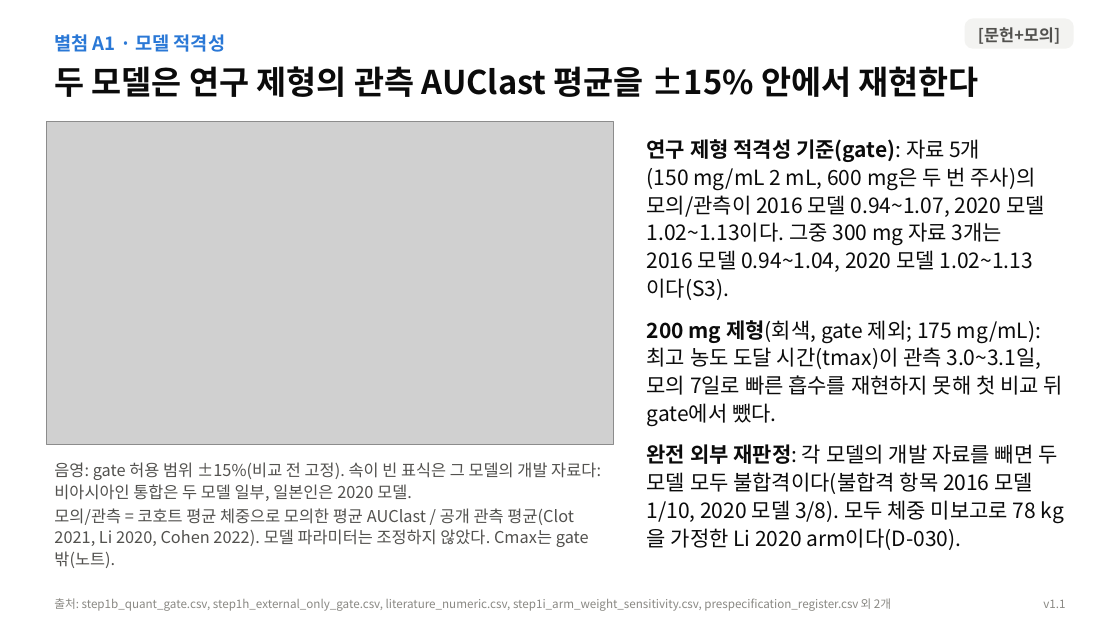
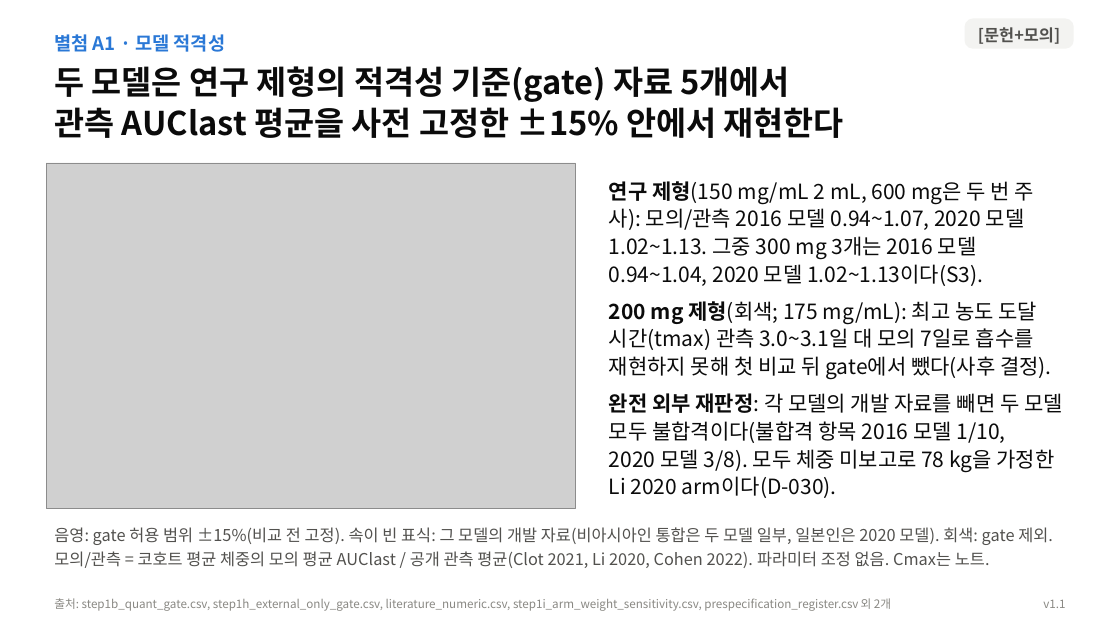
Before and after one commit to DHKQSP/dupilumab-sim, a slide deck: slide 11 of reports/deck/dupilumab_AUCinf_core_deck_v1.1.pptx. Drawn at 1120x630 pixels with LibreOffice and Linux fonts; fonts in the diff are those of the drawing; grey boxes stand for pictures. Boxes give left, top, right and bottom in pixels: in the first picture for what was removed or moved away, otherwise in the second. Text is boxed around its words. In the diff, an @@ line names an element or a change of style, - is before the commit and + after.

```diff
--- a/reports/deck/dupilumab_AUCinf_core_deck_v1.1.pptx
+++ b/reports/deck/dupilumab_AUCinf_core_deck_v1.1.pptx
@@ text at (54, 66, 844, 138): text changed @@
-두 모델은 연구 제형의 관측 AUClast 평균을 ±15% 안에서 재현한다
+두 모델은 연구 제형의 적격성 기준(gate) 자료 5개에서
+관측 AUClast 평균을 사전 고정한 ±15% 안에서 재현한다
@@ picture: place and size @@
-picture at (46, 122, 613, 444)
+picture at (46, 163, 576, 509)
@@ text "연구 제형(150 mg/mL 2 mL, ...": place and size @@
-text "연구 제형(150 mg/mL 2 mL, ..." at (647, 139, 1063, 550)
+text "연구 제형(150 mg/mL 2 mL, ..." at (609, 181, 1063, 498)
@@ text at (609, 181, 1052, 379): text changed @@
-연구 제형 적격성 기준(gate): 자료 5개(150 mg/mL 2 mL, 600 mg은 두 번 주사)의 모의/관측이 2016 모델 0.94~1.07, 2020 모델 1.02~1.13이다. 그중 300 mg 자료 3개는 2016 모델 0.94~1.04, 2020 모델 1.02~1.13이다(S3).
-200 mg 제형(회색, gate 제외; 175 mg/mL): 최고 농도 도달 시간(tmax)이 관측 3.0~3.1일, 모의 7일로 빠른 흡수를 재현하지 못해 첫 비교 뒤 gate에서 뺐다.
+연구 제형(150 mg/mL 2 mL, 600 mg은 두 번 주사): 모의/관측 2016 모델 0.94~1.07, 2020 모델 1.02~1.13. 그중 300 mg 3개는 2016 모델 0.94~1.04, 2020 모델 1.02~1.13이다(S3).
+200 mg 제형(회색; 175 mg/mL): 최고 농도 도달 시간(tmax) 관측 3.0~3.1일 대 모의 7일로 흡수를 재현하지 못해 첫 비교 뒤 gate에서 뺐다(사후 결정).
@@ text at (609, 393, 1063, 498): less space between paragraphs @@
@@ text at (54, 527, 1053, 568): text changed @@
-음영: gate 허용 범위 ±15%(비교 전 고정). 속이 빈 표식은 그 모델의 개발 자료다: 비아시아인 통합은 두 모델 일부, 일본인은 2020 모델.
-모의/관측 = 코호트 평균 체중으로 모의한 평균 AUClast / 공개 관측 평균(Clot 2021, Li 2020, Cohen 2022). 모델 파라미터는 조정하지 않았다. Cmax는 gate 밖(노트).
+음영: gate 허용 범위 ±15%(비교 전 고정). 속이 빈 표식: 그 모델의 개발 자료(비아시아인 통합은 두 모델 일부, 일본인은 2020 모델). 회색: gate 제외.
+모의/관측 = 코호트 평균 체중의 모의 평균 AUClast / 공개 관측 평균(Clot 2021, Li 2020, Cohen 2022). 파라미터 조정 없음. Cmax는 노트.
```
Also in this commit, not shown: 12 other slides changed, 8 other files.
